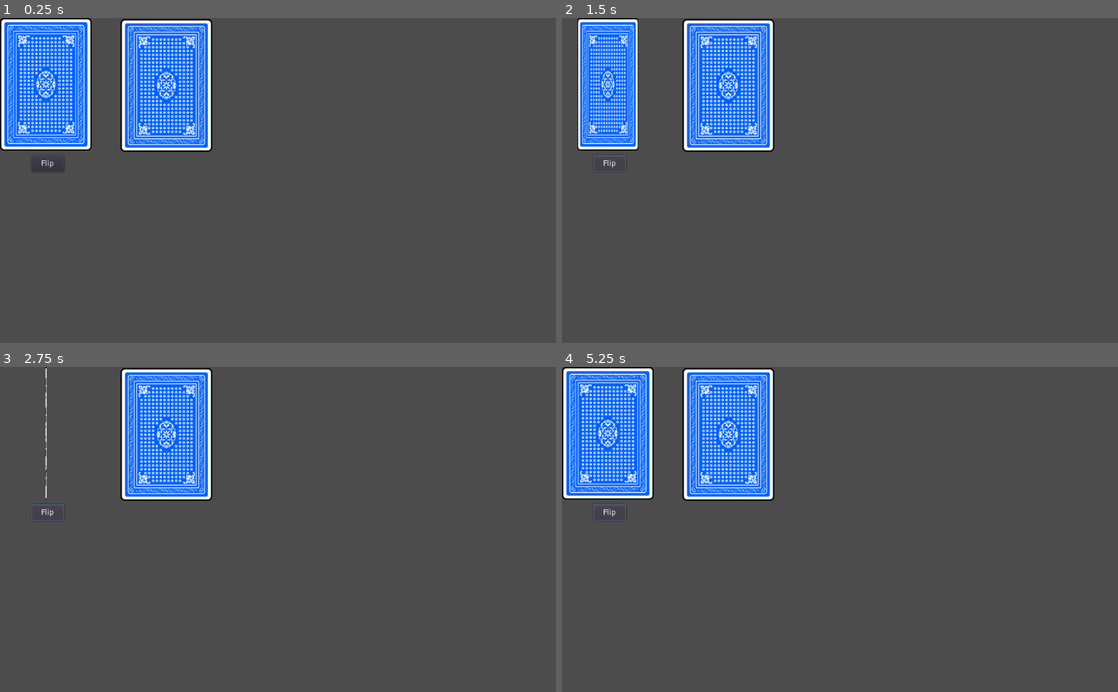
Above: before the commit, frames 1-4 (two rows, left to right).
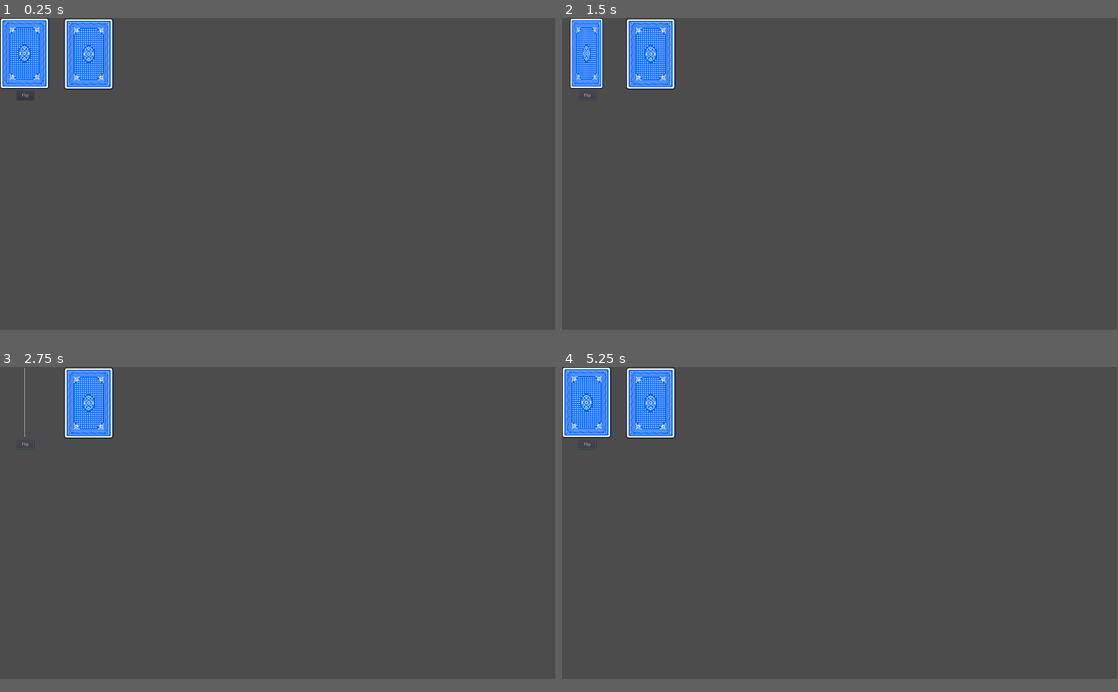
Above: after the commit, the same moments.

Repository: justin-calleja/card-flipping
Game: Godot game, scene res://scenes/tmp/tmp.tscn
Two runs of this game, one before a commit and one after it. Both use one fixed random seed, a clock stepped at 60 frames per second and the inputs below.
Inputs:
- Up to frame 1 (0.25 s): no input
- Up to frame 2 (1.5 s): click "Flip" at 0.5 s; tap Enter at 1.25 s; hold Right (ui_right) from 1.28 s (still down); hold Space (ui_select) from 1.28 s (still down)
- Up to frame 3 (2.75 s): release Right (ui_right) at 2.03 s; release Space (ui_select) at 2.03 s; hold Left (ui_left) from 2.03 s (still down); tap Space (ui_select) at 2.1, 2.27, 2.57 s
- Up to frame 4 (5.25 s): release Left (ui_left) at 2.78 s; hold Space (ui_select) 2.78-3.53 s; hold Right (ui_right) 2.78-4.28 s; tap Enter at 3.5 s; tap Space (ui_select) at 3.6, 3.77, 4.07, 5.1 s; hold Space (ui_select) 4.28-5.03 s; hold Left (ui_left) from 4.28 s (still down)
In our replay, the window is 800x468 before the commit and 799x449 after it. These sizes can differ from the game's own. Grey fills any space a smaller window leaves; there, only what the larger window draws over its background counts as a difference.

The runs differ from the first frame. In frame 1, 14% of the frame differs, in the area x 0-39%, y 0-46%; in frame 2, 13%; in frame 3, 8.9%; in frame 4, 14%, in the area x 0-39%, y 0-48%.

Commit message:
Add tweening post in tweening branch

Diff:
--- a/project.godot
+++ b/project.godot
@@ -8,11 +8,32 @@
 
 config_version=4
 
+_global_script_classes=[ {
+"base": "TextureRect",
+"class": "Card",
+"language": "GDScript",
+"path": "res://scenes/card/card.gd"
+}, {
+"base": "Tween",
+"class": "CardTween",
+"language": "GDScript",
+"path": "res://scenes/tweening/card_tween.gd"
+} ]
+_global_script_class_icons={
+"Card": "",
+"CardTween": ""
+}
+
 [application]
 
 config/name="Card-flipping"
 run/main_scene="res://scenes/tmp/tmp.tscn"
 config/icon="res://icon.png"
+
+[display]
+
+window/size/width=1920
+window/size/height=1080
 
 [physics]
 
--- a/scenes/card/card.gd
+++ b/scenes/card/card.gd
@@ -1,4 +1,7 @@
 extends TextureRect
+class_name Card
+
+const CardTween = preload("res://scenes/tweening/card_tween.gd")
 
 onready var ap: AnimationPlayer = $AnimationPlayer
 
--- /dev/null
+++ b/scenes/tweening/card_tween.gd
@@ -0,0 +1,42 @@
+extends Tween
+class_name CardTween
+
+export var glow_high_color = Color(1.2, 1.2, 1.2, 1)
+export var glow_low_color = Color(1.1, 1.1, 1.1, 1)
+export var glow_off_color = Color(1, 1, 1, 1)
+export var glow_duration = 0.4
+
+
+func move(
+	card: TextureRect, initial_position: Vector2, target_position: Vector2, duration: float = 0.5
+) -> void:
+	interpolate_property(
+		card,
+		"rect_global_position",
+		initial_position,
+		target_position,
+		duration,
+		Tween.TRANS_CUBIC,
+		Tween.EASE_OUT
+	)
+	start()
+
+
+func glow_high(card: TextureRect, duration: float = glow_duration) -> void:
+	glow(card, card.modulate, glow_high_color, duration)
+
+
+func glow_low(card: TextureRect, duration: float = glow_duration) -> void:
+	glow(card, card.modulate, glow_low_color, duration)
+
+
+func glow_off(card: TextureRect) -> void:
+	remove(card)
+	card.modulate = glow_off_color
+
+
+func glow(card: TextureRect, start_color: Color, end_color: Color, duration: float = glow_duration) -> void:
+	interpolate_property(
+		card, "modulate", start_color, end_color, duration, Tween.TRANS_SINE, Tween.EASE_IN_OUT
+	)
+	start()
--- /dev/null
+++ b/scenes/tweening/tweening.gd
@@ -0,0 +1,109 @@
+extends Node2D
+
+const Card = preload("res://scenes/card/card.tscn")
+const BackTexture = preload("res://assets/back.png")
+const FrontTexture = preload("res://assets/10_diamond.png")
+
+onready var deck = $Deck
+onready var deal_btn = $Button
+onready var deal_pos = $DealPosition
+onready var tween: CardTween = $CardTween
+
+export var x_offset: int = 200
+
+var is_glow_high = false
+var selected_card: Card = null
+
+
+func _input(event):
+	if selected_card == null:
+		return
+
+	if event.is_action_pressed("ui_right"):
+		select_card_by_index((selected_card.get_index() + 1) % get_card_count())
+	elif event.is_action_pressed("ui_left"):
+		var last_card_index = get_card_count() - 1
+		var selected_card_index = selected_card.get_index()
+		select_card_by_index(
+			last_card_index if selected_card_index <= 0 else selected_card_index - 1
+		)
+	elif event.is_action_pressed("ui_select"):
+		selected_card.flip()
+
+
+func add_card_to_tree(card: Card) -> void:
+	deal_pos.add_child(card)
+	card.rect_global_position = deck.rect_global_position
+
+
+func get_card_count() -> int:
+	return deal_pos.get_child_count()
+
+
+func get_card_by_index(index: int) -> Card:
+	return deal_pos.get_child(index)
+
+
+func new_card() -> Card:
+	var card = Card.instance()
+	card.back_texture = BackTexture
+	card.front_texture = FrontTexture
+	return card
+
+
+func deal_cards(num_to_deal: int):
+	if num_to_deal <= 0:
+		select_card_by_index(0)
+		return
+
+	var card = new_card()
+	add_card_to_tree(card)
+	var num_of_cards = get_card_count()
+	# assert(card.rect_global_position == deck.rect_global_position)
+	tween.move(
+		card,
+		card.rect_global_position,
+		deal_pos.global_position + Vector2(x_offset * num_of_cards, 0)
+	)
+	yield(tween, "tween_all_completed")
+	deal_cards(num_to_deal - 1)
+
+
+func select_card_by_index(index: int):
+	var prev_selected_card = selected_card
+	selected_card = get_card_by_index(index)
+
+	if selected_card == null:
+		selected_card = prev_selected_card
+		return
+
+	if selected_card == prev_selected_card:
+		return
+
+	if prev_selected_card != null:
+		tween.glow_off(prev_selected_card)
+
+	start_glow_card(selected_card)
+
+
+func start_glow_card(card: Card):
+	is_glow_high = true
+	tween.glow_high(card)
+
+
+func glow_card(card: Card):
+	if is_glow_high:
+		tween.glow_low(card)
+	else:
+		tween.glow_high(card)
+	is_glow_high = !is_glow_high
+
+
+func _on_deal_pressed():
+	deal_btn.disabled = true
+	deal_cards(3)
+
+
+func _on_tween_completed(obj: Object, key: NodePath):
+	if key == ":modulate" and obj == selected_card:
+		glow_card(selected_card)
--- /dev/null
+++ b/scenes/tweening/tweening.tscn
@@ -0,0 +1,40 @@
+[gd_scene load_steps=6 format=2]
+
+[ext_resource path="res://scenes/card/card.tscn" type="PackedScene" id=1]
+[ext_resource path="res://assets/back.png" type="Texture" id=2]
+[ext_resource path="res://scenes/tweening/card_tween.gd" type="Script" id=3]
+[ext_resource path="res://scenes/tweening/tweening.gd" type="Script" id=4]
+
+[sub_resource type="Environment" id=1]
+background_mode = 4
+glow_enabled = true
+glow_strength = 0.9
+glow_blend_mode = 0
+
+[node name="Tweening" type="Node2D"]
+script = ExtResource( 4 )
+
+[node name="WorldEnvironment" type="WorldEnvironment" parent="."]
+environment = SubResource( 1 )
+
+[node name="CardTween" type="Tween" parent="."]
+script = ExtResource( 3 )
+
+[node name="Deck" parent="." instance=ExtResource( 1 )]
+texture = ExtResource( 2 )
+
+[node name="Button" type="Button" parent="."]
+margin_left = 58.0
+margin_top = 254.0
+margin_right = 118.0
+margin_bottom = 284.0
+text = "Deal"
+__meta__ = {
+"_edit_use_anchors_": false
+}
+
+[node name="DealPosition" type="Node2D" parent="."]
+position = Vector2( 89, 296 )
+
+[connection signal="tween_completed" from="CardTween" to="." method="_on_tween_completed"]
+[connection signal="pressed" from="Button" to="." method="_on_deal_pressed"]
Not shown, changed: README.md
Not shown, changed: index.mdx
